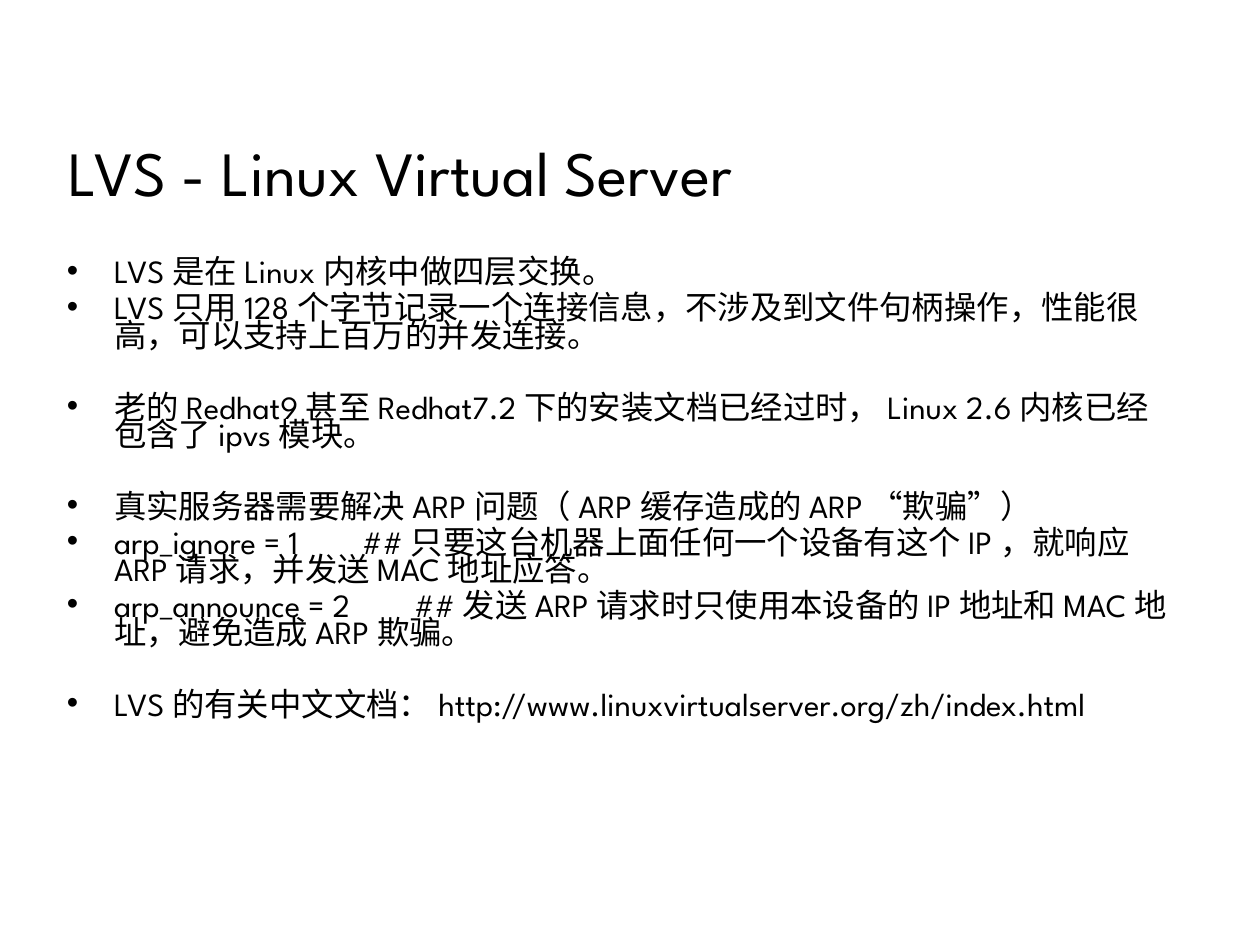
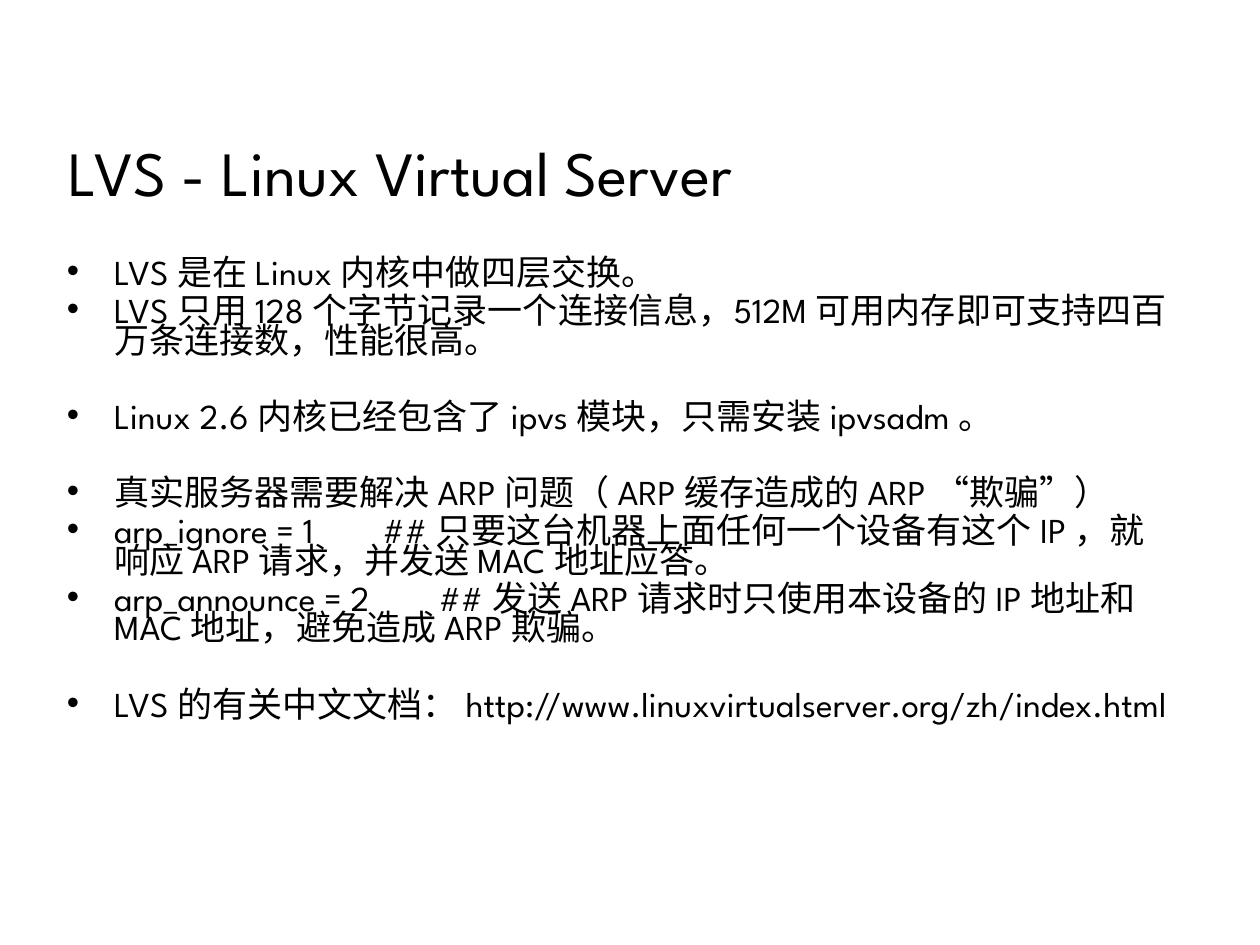
Before and after one commit to 7KjN3mHq/bluedata, a slide deck: slide 10 of system/01总览/架构/网站集群架构.ppt. Drawn at 1260x945 pixels with LibreOffice and Linux fonts; fonts in the diff are those of the drawing; background and template pictures are left out. Boxes give left, top, right and bottom in pixels: in the first picture for what was removed or moved away, otherwise in the second. Text is boxed around its words. In the diff, an @@ line names an element or a change of style, - is before the commit and + after.

```diff
--- a/system/01总览/架构/网站集群架构.ppt
+++ b/system/01总览/架构/网站集群架构.ppt
@@ text at (x1=114, y1=255, x2=1167, y2=725): size 18.5 to 20 pt in "LVS 是在 Linux 内核中做四层交换。", "真实服务器需要解决 ARP 问题（ ARP 缓存造成的 ARP “欺骗”）", "arp_ignore = 1 ## 只要这台机器上面任何一个设备有这个 IP ，就响应 ...", "arp_announce = 2 ## 发送 ARP 请求时只使用本设备的 ..." and 1 more places @@
@@ text at (x1=114, y1=293, x2=1167, y2=437): text changed; size 18.5 to 20 pt @@
-• LVS 只用 128 个字节记录一个连接信息，不涉及到文件句柄操作，性能很高，可以支持上百万的并发连接。
-• 老的 Redhat9 甚至 Redhat7.2 下的安装文档已经过时， Linux 2.6 内核已经包含了 ipvs 模块。
+• LVS 只用 128 个字节记录一个连接信息，512M 可用内存即可支持四百万条连接数，性能很高。
+• Linux 2.6 内核已经包含了 ipvs 模块，只需安装 ipvsadm 。
```
Also in this commit, not shown: 2 other slides changed, 2 other files.
